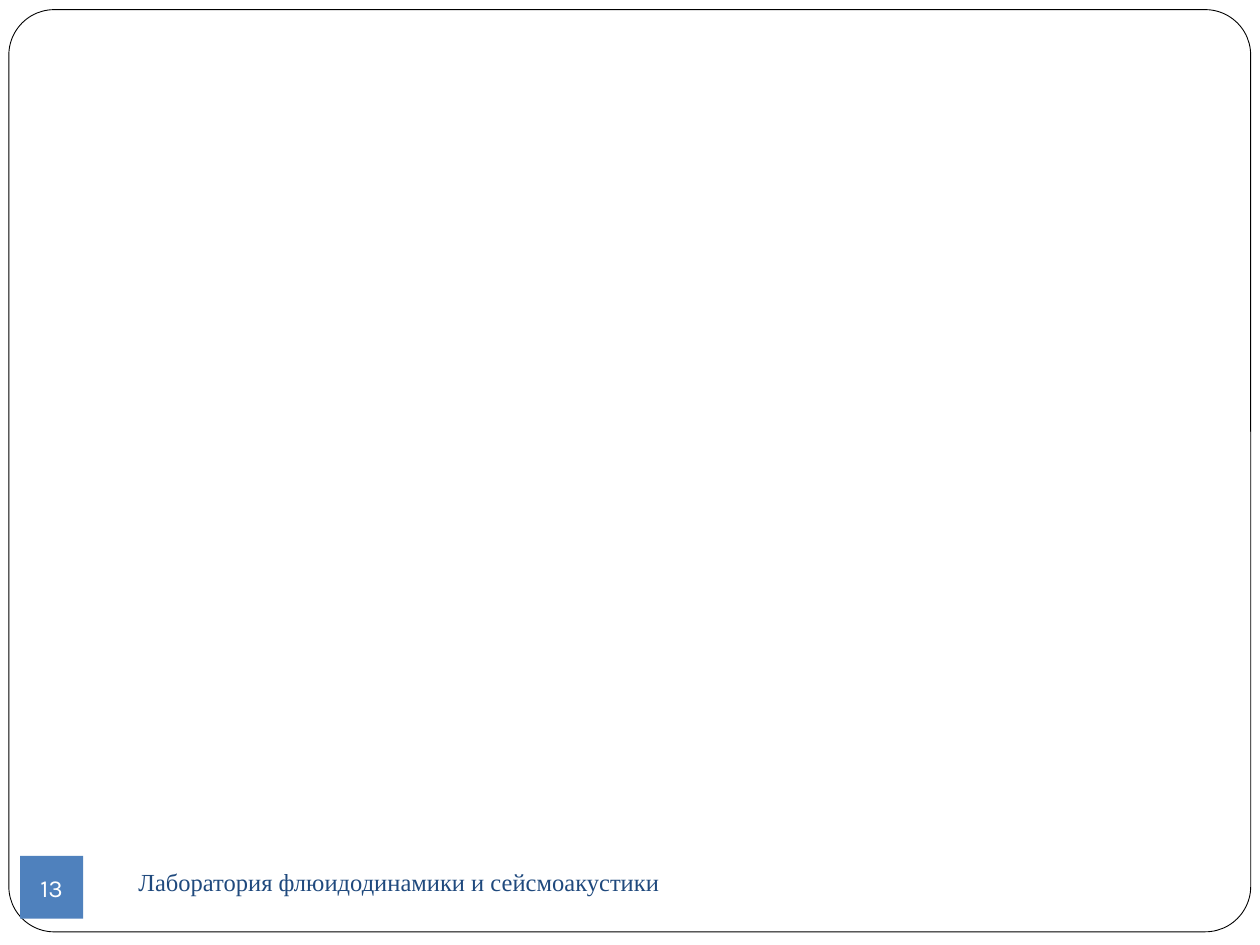
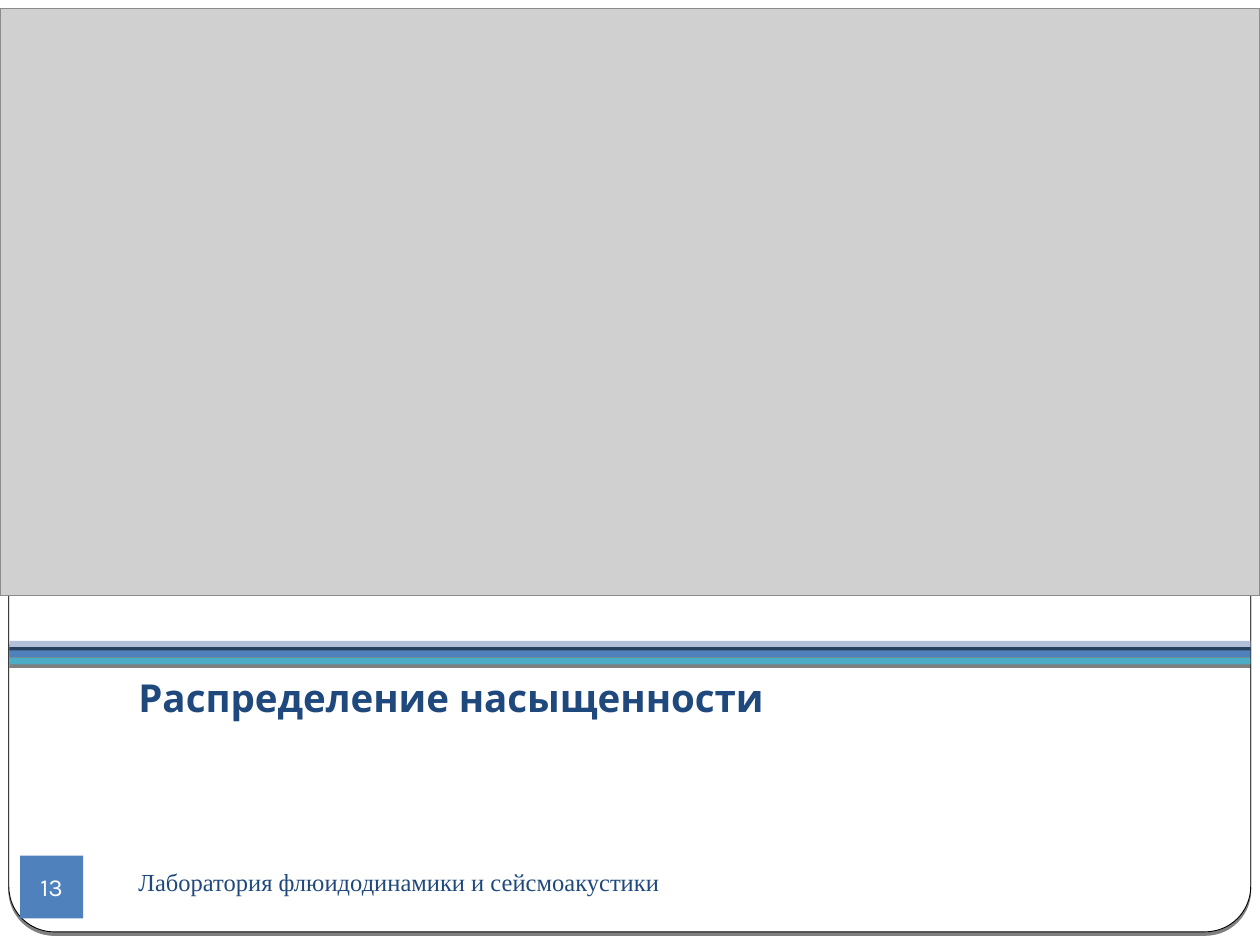
Before and after one commit to CompMathGroup/sagd, a slide deck: slide 13 of doc/Presentation.odp. Drawn at 1260x945 pixels with LibreOffice and Linux fonts; fonts in the diff are those of the drawing; grey boxes stand for pictures; background and template pictures are left out. Boxes give left, top, right and bottom in pixels: in the first picture for what was removed or moved away, otherwise in the second. Text is boxed around its words. In the diff, an @@ line names an element or a change of style, - is before the commit and + after.

```diff
--- a/doc/Presentation.odp
+++ b/doc/Presentation.odp
@@ picture added at (0, 9, 1260, 596) @@
@@ rounded rectangle at (9, 10, 1251, 932): shadow on @@
@@ rectangle added at (9, 644, 1250, 656), fill #4F81BD @@
@@ rectangle added at (9, 641, 1250, 648), fill #B2C0DA @@
@@ rectangle added at (9, 658, 1250, 664), fill #4BACC6 @@
@@ title added at (138, 684, 764, 722), 22 pt, text #1F497D, bold @@
+Распределение насыщенности
```
Also in this commit, not shown: 13 other slides changed, 6 slides added, 3 slides removed, 3 other files.
